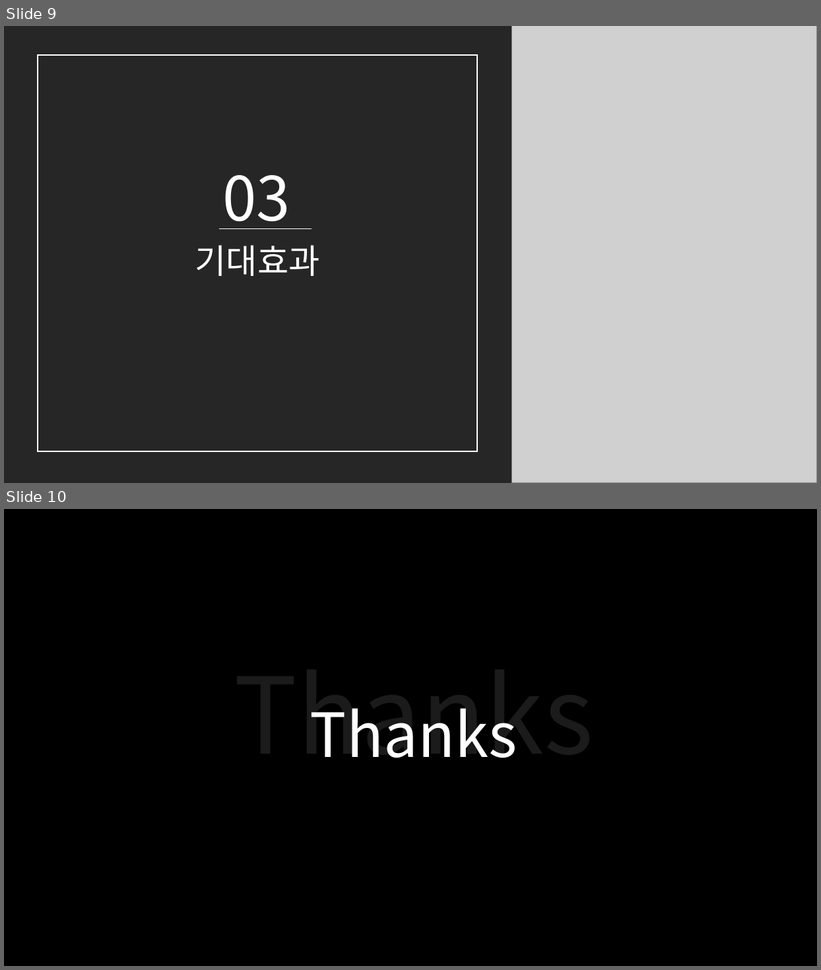
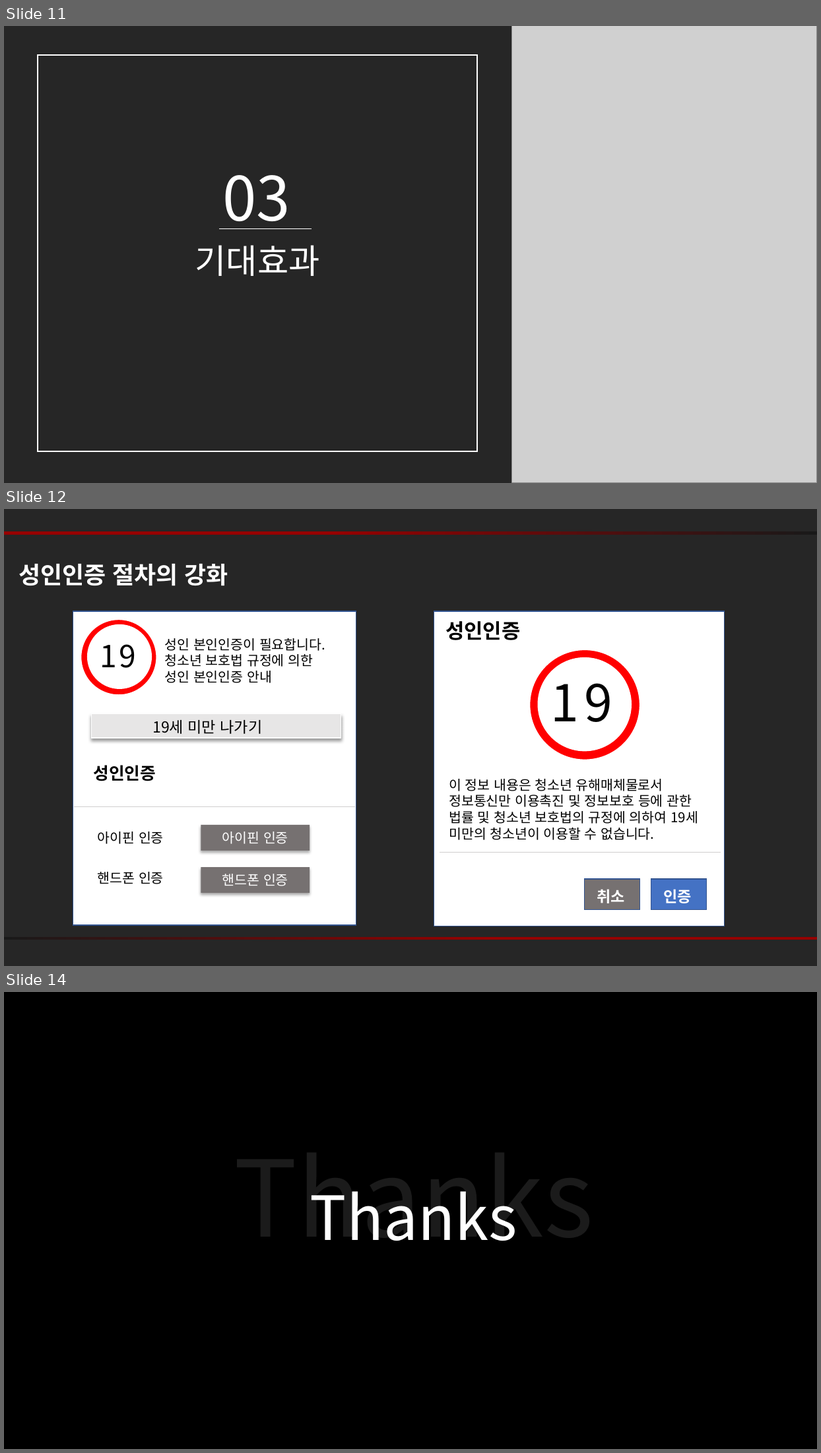
Before and after one commit to kyunakim/crawling-project, a slide deck: 청소년도박_PPT.pptx. Shown one above the other, each under a label of ours: slides 9 and 10 before the commit, slides 11, 12 and 14 after it; the slides between them are not shown. The pictures are 821x970 and 821x1453 pixels, drawn with LibreOffice and Linux fonts; fonts in the diff are those of the drawing; grey boxes stand for pictures. Boxes give left, top, right and bottom in pixels: in the first picture for what was removed or moved away, otherwise in the second. Text is boxed around its words. In the diff, an @@ line names an element or a change of style, - is before the commit and + after.

```diff
--- a/청소년도박_PPT.pptx
+++ b/청소년도박_PPT.pptx
@@ slide 12 added at [4, 509, 817, 966], background #262626 @@
@@ rectangle added at [4, 531, 817, 535], fill gradient #960000 to #191919 @@
@@ text added at [19, 564, 228, 586], 28 pt, text #FFFFFF, bold @@
+성인인증 절차의 강화
@@ rectangle added at [73, 611, 356, 925], fill #FFFFFF, outline #325491 1 pt @@
@@ ellipse added at [81, 619, 156, 695], fill #FF0000, outline #FFFFFF 1 pt @@
@@ ellipse added at [88, 625, 152, 689], fill #FFFFFF, outline #FFFFFF 1 pt @@
@@ rectangle added at [434, 611, 725, 927], fill #FFFFFF, outline #325491 1 pt @@
@@ text added at [446, 621, 520, 640], 24 pt, text #000000, bold @@
+성인인증
@@ text added at [100, 644, 136, 668], 36 pt, text #000000 @@
+19
@@ text added at [165, 638, 325, 683], 16 pt, text #000000 @@
+성인 본인인증이 필요합니다.
+청소년 보호법 규정에 의한
+성인 본인인증 안내
@@ ellipse added at [530, 650, 640, 760], fill #FF0000, outline #FFFFFF 1 pt @@
@@ ellipse added at [539, 658, 632, 751], fill #FFFFFF, outline #FFFFFF 1 pt @@
@@ text added at [551, 670, 613, 722], 60 pt, text #000000 @@
+19
@@ rectangle added at [92, 714, 341, 738], fill #E7E6E6, outline #FFFFFF 1 pt @@
@@ text added at [152, 720, 263, 734], 18 pt, text #000000 @@
+19세 미만 나가기
@@ text added at [94, 765, 156, 782], 20 pt, text #000000, bold @@
+성인인증
@@ text added at [449, 779, 698, 840], 16 pt, text #000000 @@
+이 정보 내용은 청소년 유해매체물로서 정보통신만 이용촉진 및 정보보호 등에 관한 법률 및 청소년 보호법의 규정에 의하여 19세 미만의 청소년이 이용할 수 없습니다.
@@ line added from (74, 807) to (355, 807), #D0CECE 0.5 pt @@
@@ rectangle added at [201, 825, 310, 851], fill #767171, 16 pt, text #FFFFFF @@
+아이핀 인증
@@ text added at [98, 832, 164, 844], 16 pt, text #000000 @@
+아이핀 인증
@@ line added from (440, 852) to (721, 852), #D0CECE 0.5 pt @@
@@ text added at [98, 872, 164, 885], 16 pt, text #000000 @@
+핸드폰 인증
@@ rectangle added at [201, 867, 310, 893], fill #767171, 16 pt, text #FFFFFF @@
+핸드폰 인증
@@ rectangle added at [585, 879, 640, 910], fill #767171, outline #325491 1 pt @@
@@ rectangle added at [651, 879, 707, 910], fill #4472C4, outline #325491 1 pt @@
@@ text added at [597, 889, 625, 904], 18 pt, text #FFFFFF, bold @@
+취소
@@ text added at [663, 889, 692, 904], 18 pt, text #FFFFFF, bold @@
+인증
@@ rectangle added at [4, 937, 817, 940], fill gradient #960000 to #191919 @@
@@ what was slide 9 is now slide 11 @@
@@ what was slide 10 is now slide 14 @@
```
Also in this commit, not shown: 1 slide changed, 3 other slides added.
